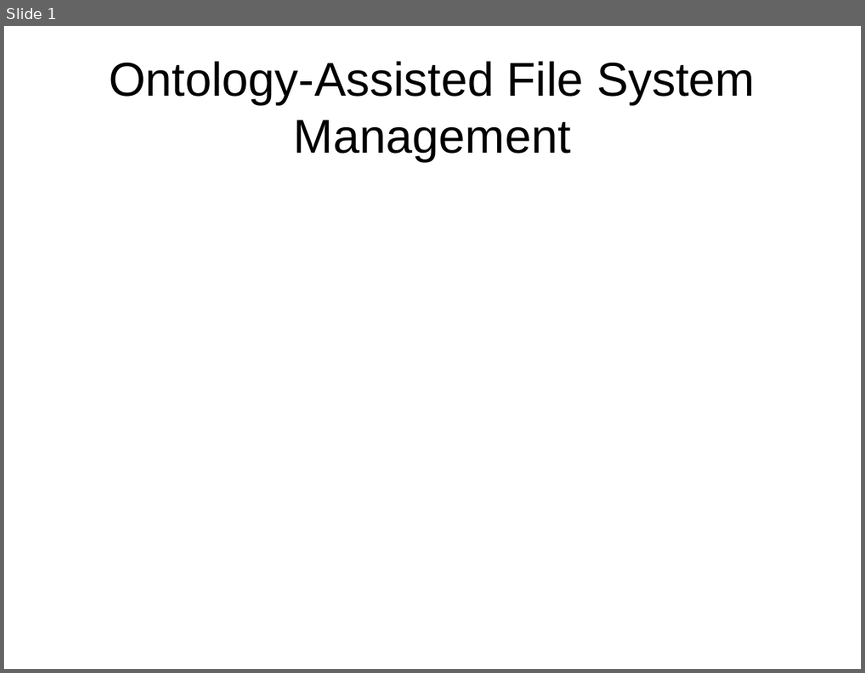
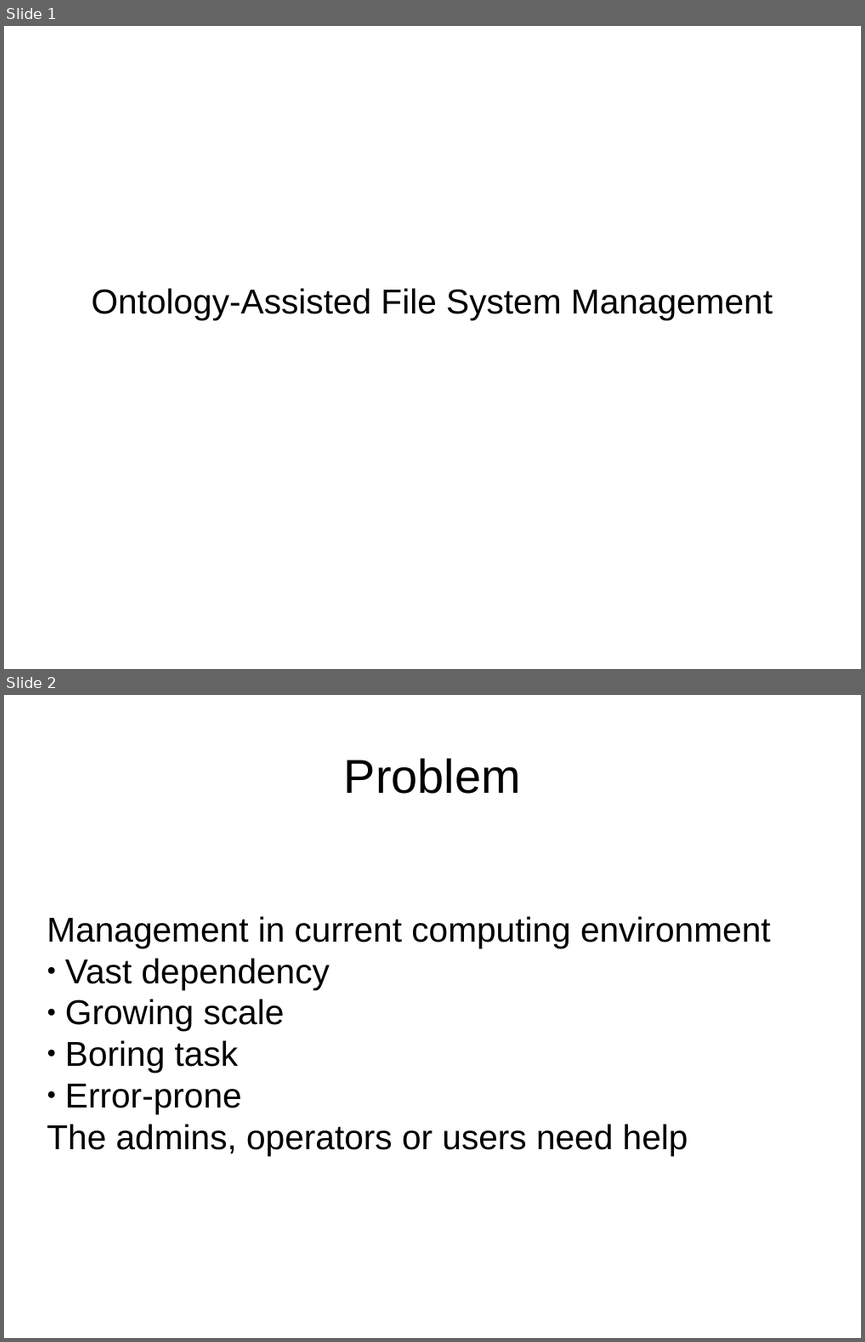
Before and after one commit to ShiZhan/fs-crawler, a slide deck: doc/oam.odp. Shown one above the other, each under a label of ours: slide 1 before the commit, slides 1 and 2 after it. The pictures are 865x673 and 865x1342 pixels, drawn with LibreOffice and Linux fonts; fonts in the diff are those of the drawing. Boxes give left, top, right and bottom in pixels: in the first picture for what was removed or moved away, otherwise in the second. Text is boxed around its words. In the diff, an @@ line names an element or a change of style, - is before the commit and + after.

```diff
--- a/doc/oam.odp
+++ b/doc/oam.odp
@@ slide 2 added at bbox=[4, 695, 861, 1338], background #FFFFFF @@
@@ title added at bbox=[344, 758, 521, 794], 44 pt, text #000000 @@
+Problem
@@ subtitle added at bbox=[46, 916, 771, 1156], 32 pt, text #000000 @@
+Management in current computing environment
+● Vast dependency
+● Growing scale
+● Boring task
+● Error-prone
+The admins, operators or users need help
@@ slide 1 changed as well @@
@@ subtitle "Ontology-Assisted File System Management" at bbox=[92, 288, 772, 320]: size 44 to 32 pt @@
```
Also in this commit, not shown: 8 other slides added.
